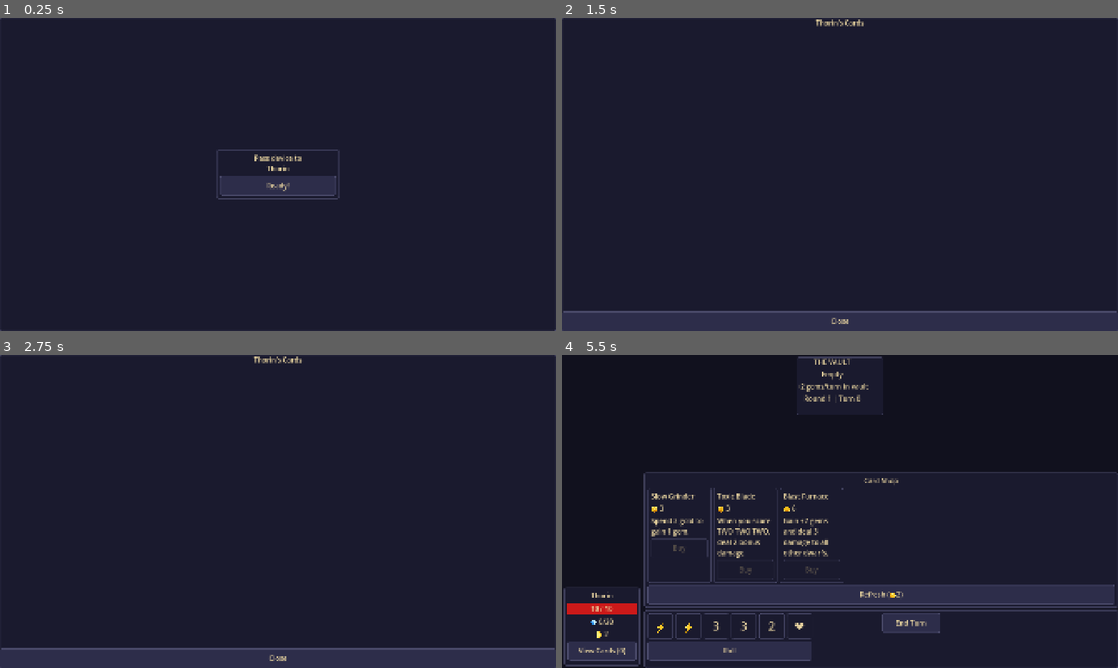
Above: before the commit, frames 1-4 (two rows, left to right).
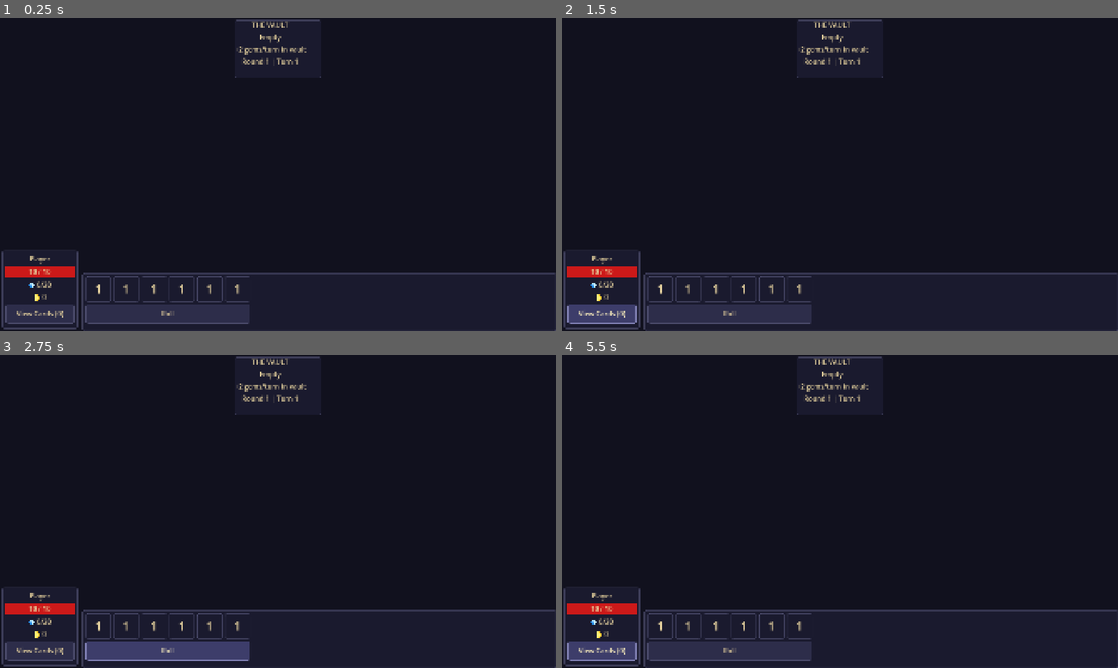
Above: after the commit, the same moments.

Repository: bogus998/KingOfTheHill
Game: Godot game, scene res://scenes/game/main_game.tscn
Same seed, same stepped clock (60 frames per second), same inputs: the game is played once before the commit and once after it. This scene is started directly instead of the project's main scene.
Inputs (mouse positions are in pixels of both pictures, inside the frame that each line leads up to):
- Up to frame 1 (0.25 s): no input
- Up to frame 2 (1.5 s): click (840, 187) at 0.5 s, where only the run before the commit has a clickable "Ready!"; click "View Cards (0)" at 1.25 s
- Up to frame 3 (2.75 s): click "Roll" at 2 s
- Up to frame 4 (5.5 s): click "View Cards (0)" at 2.75 s; click "Roll" at 3.5 s; click "Confirm" (after the commit: "View Cards (0)") at 4.25 s; click "Apply Results" (after the commit: "View Cards (0)") at 5 s

The runs differ from the first frame. In frame 1, 6.8% of the frame differs, in the area x 0-100%, y 0-100%; in frame 2, 8.1%; in frame 3, 8.5%; in frame 4, 10%, in the area x 0-100%, y 12-98%.
Error after the commit: Parse Error: Could not find type "FacePickerDialogController" in the current scope. (res://scripts/game/main_game_controller.gd:21)

Commit message:
Wire Smoke Bomb and Focus Crystal to ActiveAbilitiesPanel
Both cards were disabled in the catalog because they had no UI path.
Smoke Bomb's use_smoke_bomb_charge() handler already existed but had
no caller; Focus Crystal was a no-op stub with no activation path.

- Add SMOKE_BOMB and GOLD_EXTRA_REROLL to panel whitelist, phase
  (DICE_ROLL), names, and costs
- Route SMOKE_BOMB button through _on_ability_used → use_smoke_bomb_charge
- Add GOLD_EXTRA_REROLL handler in apply_active_ability: spend 1 gold,
  extra_rerolls_available += 1
- Re-enable card_060 and card_064 in card_catalog.gd
- Healer's Forge (034) remains disabled — needs design for heart-count
  access and target-player picker

Co-Authored-By: Claude Sonnet 4.6 <noreply@anthropic.com>

Diff:
--- a/data/card_catalog.gd
+++ b/data/card_catalog.gd
@@ -40,8 +40,7 @@
 	# DISABLED (audit): PAID_HEALING has no handler — no-op stub
 	#"res://data/cards/card_034_healers_forge.tres",
 	"res://data/cards/card_035_pacifist_miner.tres",
-	# DISABLED (audit): can_set_die_before_roll never read; no UI
-	#"res://data/cards/card_036_die_picker.tres",
+	"res://data/cards/card_036_die_picker.tres",
 	"res://data/cards/card_037_cave_in.tres",
 	"res://data/cards/card_038_second_wind.tres",
 	"res://data/cards/card_039_mercenary_squad.tres",
@@ -60,26 +59,21 @@
 	# DISABLED (audit): interrupt explicitly skips bots — inconsistent behavior
 	#"res://data/cards/card_049_sharp_eye.tres",
 	"res://data/cards/card_050_merchants_touch.tres",
-	# DISABLED (audit): wildcard_pending flag never read; no die/face picker UI
-	#"res://data/cards/card_051_wildcard.tres",
+	"res://data/cards/card_051_wildcard.tres",
 	"res://data/cards/card_052_toxic_blade.tres",
 	"res://data/cards/card_053_plague_blade.tres",
-	# DISABLED (audit): DIE_JACKER has no effect logic and no UI — completely unimplemented
-	#"res://data/cards/card_054_die_jacker.tres",
+	"res://data/cards/card_054_die_jacker.tres",
 	"res://data/cards/card_055_healing_flask.tres",
 	"res://data/cards/card_056_trollish_hide.tres",
 	"res://data/cards/card_057_underdogs_pride.tres",
 	# DISABLED (audit): immediately AoEs shrink on all players at purchase — wrong mechanic vs. description
 	#"res://data/cards/card_058_weakening_curse.tres",
 	"res://data/cards/card_059_great_hall.tres",
-	# DISABLED (audit): use_smoke_bomb_charge() has no UI caller — charges can never be spent
-	#"res://data/cards/card_060_smoke_bomb.tres",
+	"res://data/cards/card_060_smoke_bomb.tres",
 	"res://data/cards/card_061_empty_purse.tres",
-	# DISABLED (audit): no-op stub; no activation path, no UI
-	#"res://data/cards/card_062_flexible_tactics.tres",
+	"res://data/cards/card_062_flexible_tactics.tres",
 	"res://data/cards/card_063_berserker_rush.tres",
-	# DISABLED (audit): no-op stub; no activation path, no UI
-	#"res://data/cards/card_064_focus_crystal.tres",
+	"res://data/cards/card_064_focus_crystal.tres",
 	"res://data/cards/card_065_vault_dweller.tres",
 	"res://data/cards/card_066_tax_collection.tres",
 	"res://data/cards/card_067_stubborn_fighter.tres",
--- a/scripts/cards/card_effect_handler.gd
+++ b/scripts/cards/card_effect_handler.gd
@@ -174,6 +174,9 @@
 		CardEffectId.Id.SLOW_GRINDER:
 			if PlayerManager.spend_gold(player_index, 3):
 				PlayerManager.add_gems(player_index, 1)
+		CardEffectId.Id.GOLD_EXTRA_REROLL:
+			if PlayerManager.spend_gold(player_index, 1):
+				PlayerManager.players[player_index].extra_rerolls_available += 1
 
 func apply_die_jacker(player_index: int) -> void:
 	var p := PlayerManager.players[player_index]
--- a/scripts/game/main_game_controller.gd
+++ b/scripts/game/main_game_controller.gd
@@ -18,6 +18,10 @@
 var _pending_attacker: int = -1
 var _picker_context: PickerContext = PickerContext.NONE
 var _pending_mimic_player: int = -1
+var _face_picker: FacePickerDialogController
+var _face_pick_player: int = -1
+var _face_pick_die: int = -1
+var _face_pick_consume: bool = false
 var _opportunist_queue: Array[Dictionary] = []  # {player_index, card}
 var _processing_opportunist: bool = false
 var _resolution_controller := ResolutionController.new()
@@ -66,6 +70,10 @@
 	_vault_area.forced_escape.connect(_on_forced_escape)
 
 	_card_effect_handler.mimic_ui_needed.connect(_on_mimic_ui_needed)
+
+	_face_picker = FacePickerDialogController.new()
+	$OverlayLayer.add_child(_face_picker)
+	_face_picker.face_chosen.connect(_on_face_chosen)
 
 	var config := GameManager.pending_config
 	if config.is_empty():
@@ -88,7 +96,11 @@
 func _on_turn_started(player_index: int) -> void:
 	_last_roll_result = { "gems": 0, "gold": 0, "claws": 0, "hearts": 0 }
 	_pending_mimic_player = -1
-	if PlayerManager.players[player_index].is_bot:
+	var p := PlayerManager.players[player_index]
+	if p.die_jacker_pending:
+		p.die_jacker_pending = false
+		_dice_pool.set_forced_reroll_pending(true)
+	if p.is_bot:
 		_run_bot_turn.call_deferred()
 	else:
 		_pass_screen.show_for_player(PlayerManager.players[player_index].player_name)
@@ -111,6 +123,7 @@
 	_last_roll_result = DiceResolver.resolve(faces)
 
 func _on_end_roll() -> void:
+	_dice_pool.cancel_die_selection()
 	_card_effect_handler.on_roll_finalized(TurnManager.current_player_index, _dice_pool.get_all_faces())
 	TurnManager.advance_phase()  # DICE_ROLL → RESOLUTION
 	_resolution_picker.show_result(_last_roll_result)
@@ -163,7 +176,53 @@
 	TurnManager.advance_phase()
 
 func _on_ability_used(effect_id: CardEffectId.Id, player_index: int) -> void:
-	_card_effect_handler.apply_active_ability(effect_id, player_index)
+	match effect_id:
+		CardEffectId.Id.WILDCARD_DIE:
+			_face_pick_player = player_index
+			_face_pick_consume = true
+			_dice_pool.enter_die_selection_mode(_on_face_pick_die_selected)
+		CardEffectId.Id.SET_DIE_TO_ONE:
+			var p := PlayerManager.players[player_index]
+			if not p.die_picker_used_this_turn:
+				p.die_picker_used_this_turn = true
+				_dice_pool.enter_die_selection_mode(_on_die_picker_die_selected)
+		CardEffectId.Id.GOLD_DIE_CHANGE:
+			if PlayerManager.spend_gold(player_index, 2):
+				_face_pick_player = player_index
+				_face_pick_consume = false
+				_dice_pool.enter_die_selection_mode(_on_face_pick_die_selected)
+		CardEffectId.Id.DIE_JACKER:
+			_card_effect_handler.apply_die_jacker(player_index)
+		CardEffectId.Id.SMOKE_BOMB:
+			for c in PlayerManager.players[player_index].cards_in_hand:
+				if c.effect != null and c.effect.effect_id == CardEffectId.Id.SMOKE_BOMB:
+					_card_effect_handler.use_smoke_bomb_charge(c, player_index)
+					break
+		_:
+			_card_effect_handler.apply_active_ability(effect_id, player_index)
+
+func _on_face_pick_die_selected(die_idx: int) -> void:
+	_face_pick_die = die_idx
+	_face_picker.show_picker()
+
+func _on_die_picker_die_selected(die_idx: int) -> void:
+	var die := _dice_pool.get_die(die_idx)
+	if die == null:
+		return
+	die.set_face(DiceResolver.DieFace.ONE)
+	die.set_holdable(true)
+	if die.state == DieController.DieState.ACTIVE:
+		die.toggle_hold()
+
+func _on_face_chosen(face: DiceResolver.DieFace) -> void:
+	var die := _dice_pool.get_die(_face_pick_die)
+	if die != null:
+		die.set_face(face)
+	if _face_pick_consume:
+		_card_effect_handler.apply_active_ability(CardEffectId.Id.WILDCARD_DIE, _face_pick_player)
+	_face_pick_player = -1
+	_face_pick_die = -1
+	_face_pick_consume = false
 
 func _on_end_turn() -> void:
 	var player_idx := TurnManager.current_player_index
--- a/scripts/ui/active_abilities_panel_controller.gd
+++ b/scripts/ui/active_abilities_panel_controller.gd
@@ -41,7 +41,8 @@
 func _make_row(eid: CardEffectId.Id, player_idx: int, is_actionable: bool) -> Dictionary:
 	var hbox := HBoxContainer.new()
 	var lbl := Label.new()
-	lbl.text = _effect_name(eid) if is_actionable else "%s [%d🪙]" % [_effect_name(eid), _effect_cost(eid)]
+	var cost: int = _effect_cost(eid)
+	lbl.text = _effect_name(eid) if (is_actionable or cost == 0) else "%s [%d🪙]" % [_effect_name(eid), cost]
 	lbl.size_flags_horizontal = Control.SIZE_EXPAND_FILL
 	var btn := Button.new()
 	btn.text = "USE"
@@ -72,11 +73,18 @@
 			row["button"].disabled = false
 		else:
 			var eid: CardEffectId.Id = row["effect_id"]
-			var turn_capped: bool = eid == CardEffectId.Id.NIMBLE_DODGE and p.nimble_dodge_used_this_turn
+			var turn_capped: bool = \
+				(eid == CardEffectId.Id.NIMBLE_DODGE and p.nimble_dodge_used_this_turn) or \
+				(eid == CardEffectId.Id.SET_DIE_TO_ONE and p.die_picker_used_this_turn) or \
+				(eid == CardEffectId.Id.DIE_JACKER and p.die_jacker_used_this_turn)
 			row["button"].disabled = p.gold < _effect_cost(eid) or turn_capped
 
 func _is_gold_active_effect(eid: CardEffectId.Id) -> bool:
-	return eid in [CardEffectId.Id.RAPID_HEALING, CardEffectId.Id.NIMBLE_DODGE, CardEffectId.Id.SLOW_GRINDER]
+	return eid in [
+		CardEffectId.Id.RAPID_HEALING, CardEffectId.Id.NIMBLE_DODGE, CardEffectId.Id.SLOW_GRINDER,
+		CardEffectId.Id.SET_DIE_TO_ONE, CardEffectId.Id.GOLD_DIE_CHANGE, CardEffectId.Id.DIE_JACKER,
+		CardEffectId.Id.SMOKE_BOMB, CardEffectId.Id.GOLD_EXTRA_REROLL,
+	]
 
 func _is_available_in_phase(eid: CardEffectId.Id, phase: TurnManager.TurnPhase) -> bool:
 	match eid:
@@ -84,7 +92,9 @@
 			return phase == TurnManager.TurnPhase.RESOLUTION or phase == TurnManager.TurnPhase.BUY_CARDS
 		CardEffectId.Id.SLOW_GRINDER:
 			return phase == TurnManager.TurnPhase.BUY_CARDS
-		CardEffectId.Id.WILDCARD_DIE:
+		CardEffectId.Id.WILDCARD_DIE, CardEffectId.Id.SET_DIE_TO_ONE, \
+				CardEffectId.Id.GOLD_DIE_CHANGE, CardEffectId.Id.DIE_JACKER, \
+				CardEffectId.Id.SMOKE_BOMB, CardEffectId.Id.GOLD_EXTRA_REROLL:
 			return phase == TurnManager.TurnPhase.DICE_ROLL
 	return false
 
@@ -94,6 +104,11 @@
 		CardEffectId.Id.NIMBLE_DODGE: return "Nimble Dodge"
 		CardEffectId.Id.SLOW_GRINDER: return "Slow Grinder"
 		CardEffectId.Id.WILDCARD_DIE: return "Wildcard"
+		CardEffectId.Id.SET_DIE_TO_ONE: return "Die Picker"
+		CardEffectId.Id.GOLD_DIE_CHANGE: return "Flex. Tactics"
+		CardEffectId.Id.DIE_JACKER: return "Die Jacker"
+		CardEffectId.Id.SMOKE_BOMB: return "Smoke Bomb"
+		CardEffectId.Id.GOLD_EXTRA_REROLL: return "Focus Crystal"
 	return ""
 
 func _effect_cost(eid: CardEffectId.Id) -> int:
@@ -102,4 +117,9 @@
 		CardEffectId.Id.NIMBLE_DODGE: return 1
 		CardEffectId.Id.SLOW_GRINDER: return 3
 		CardEffectId.Id.WILDCARD_DIE: return 0
+		CardEffectId.Id.SET_DIE_TO_ONE: return 0
+		CardEffectId.Id.GOLD_DIE_CHANGE: return 2
+		CardEffectId.Id.DIE_JACKER: return 0
+		CardEffectId.Id.SMOKE_BOMB: return 0
+		CardEffectId.Id.GOLD_EXTRA_REROLL: return 1
 	return 0
